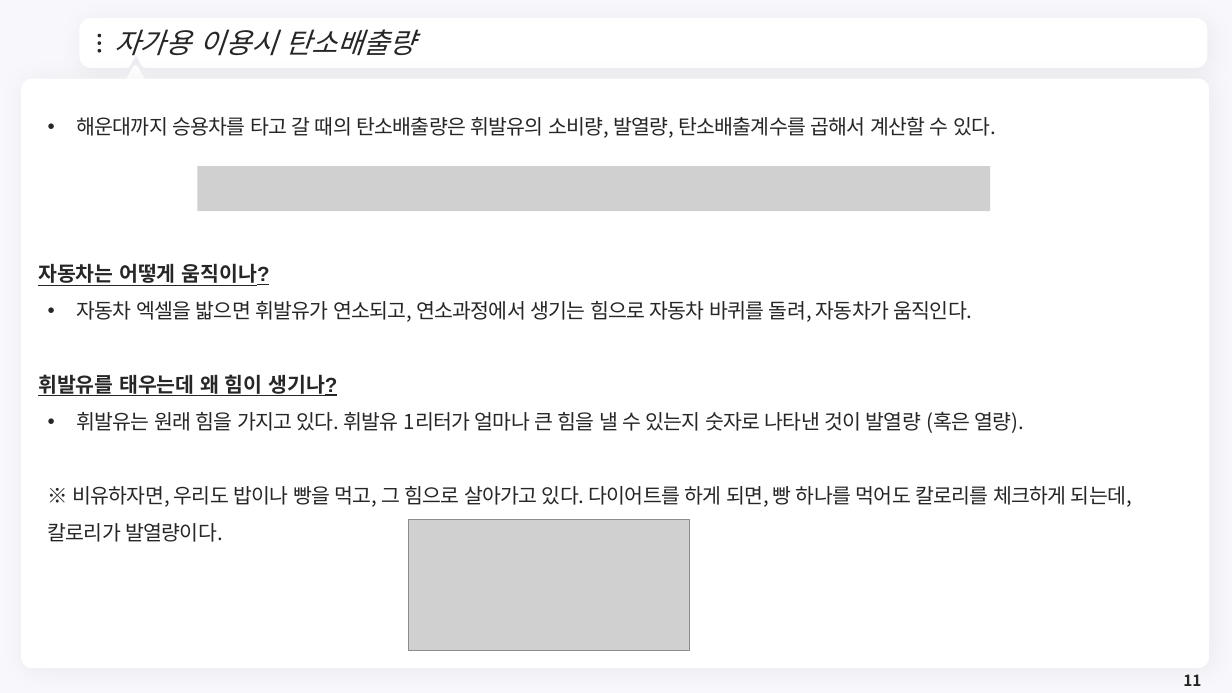
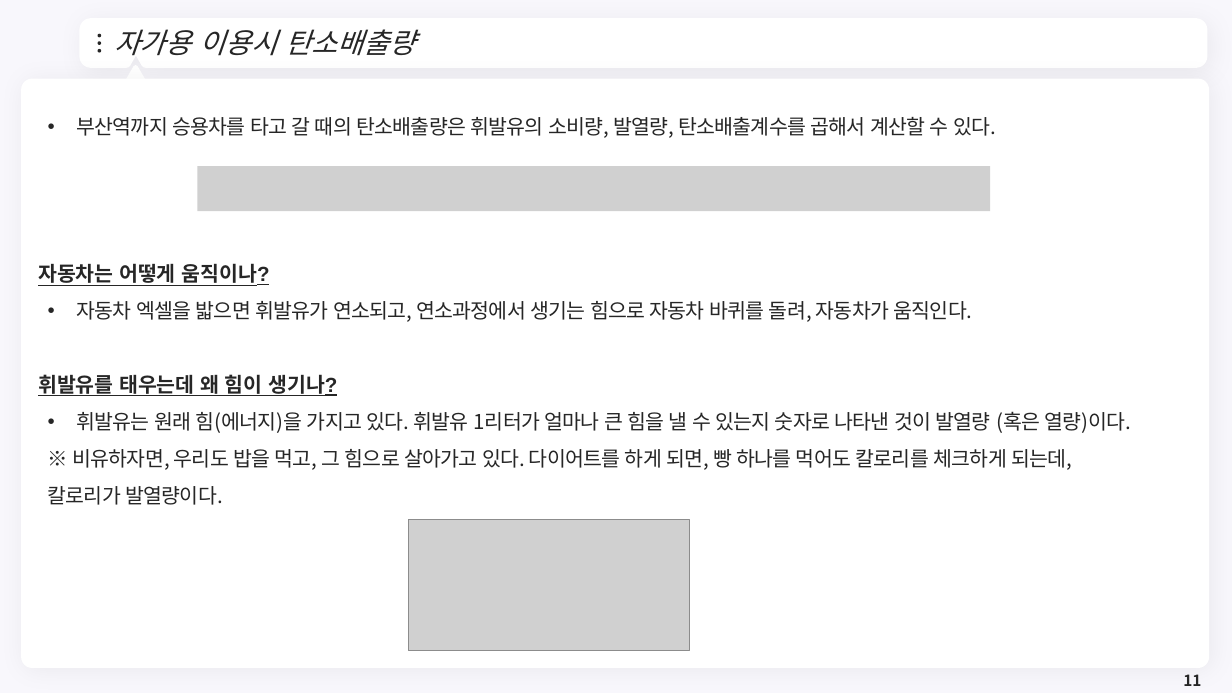
Before and after one commit to meandthey/Teaching, a slide deck: slide 11 of 생활속의 경제/01_Lectures/생활속의 경제_(에너지경제)_2.pptx. Drawn at 1232x693 pixels with LibreOffice and Linux fonts; fonts in the diff are those of the drawing; grey boxes stand for pictures; background and template pictures are left out. Boxes give left, top, right and bottom in pixels: in the first picture for what was removed or moved away, otherwise in the second. Text is boxed around its words. In the diff, an @@ line names an element or a change of style, - is before the commit and + after.

```diff
--- a/생활속의 경제/01_Lectures/생활속의 경제_(에너지경제)_2.pptx
+++ b/생활속의 경제/01_Lectures/생활속의 경제_(에너지경제)_2.pptx
@@ text at box(76, 117, 996, 138): text changed @@
-• 해운대까지 승용차를 타고 갈 때의 탄소배출량은 휘발유의 소비량, 발열량, 탄소배출계수를 곱해서 계산할 수 있다.
+• 부산역까지 승용차를 타고 갈 때의 탄소배출량은 휘발유의 소비량, 발열량, 탄소배출계수를 곱해서 계산할 수 있다.
@@ text at box(48, 411, 1131, 505): text changed @@
-• 휘발유는 원래 힘을 가지고 있다. 휘발유 1리터가 얼마나 큰 힘을 낼 수 있는지 숫자로 나타낸 것이 발열량 (혹은 열량).
-※ 비유하자면, 우리도 밥이나 빵을 먹고, 그 힘으로 살아가고 있다. 다이어트를 하게 되면, 빵 하나를 먹어도 칼로리를 체크하게 되는데, 칼로리가 발열량이다.
+• 휘발유는 원래 힘(에너지)을 가지고 있다. 휘발유 1리터가 얼마나 큰 힘을 낼 수 있는지 숫자로 나타낸 것이 발열량 (혹은 열량)이다.
+※ 비유하자면, 우리도 밥을 먹고, 그 힘으로 살아가고 있다. 다이어트를 하게 되면, 빵 하나를 먹어도 칼로리를 체크하게 되는데, 칼로리가 발열량이다.
```
Also in this commit, not shown: 15 other slides changed, 10 other files.
